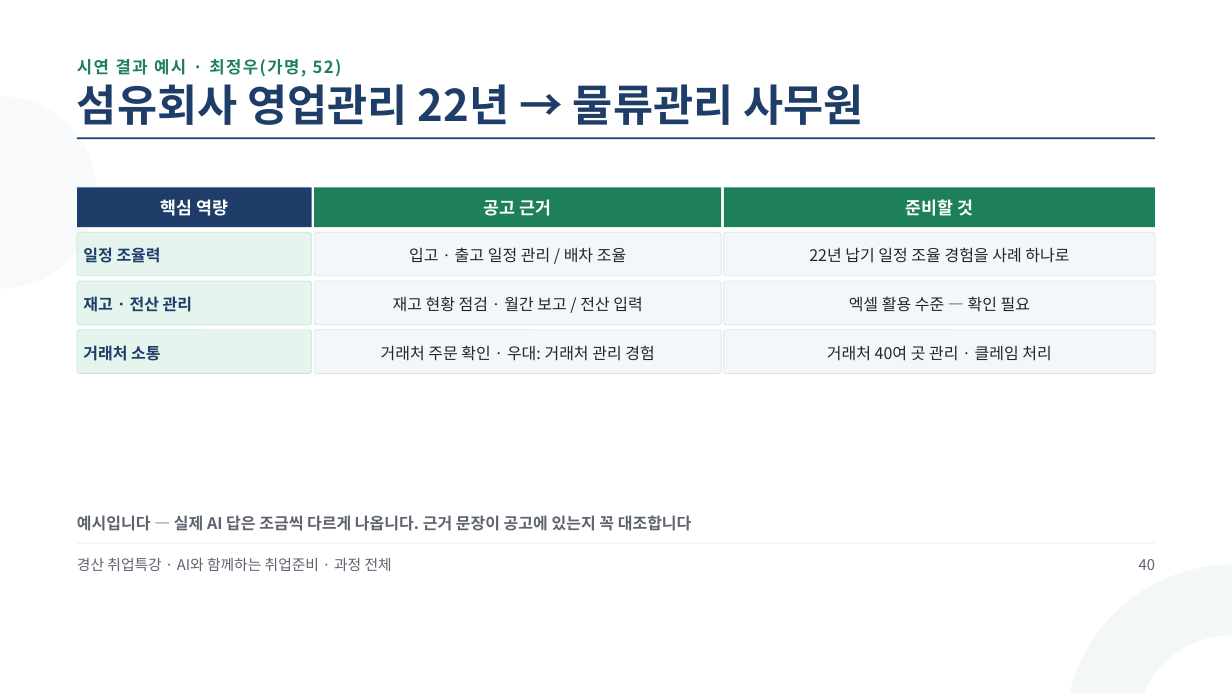
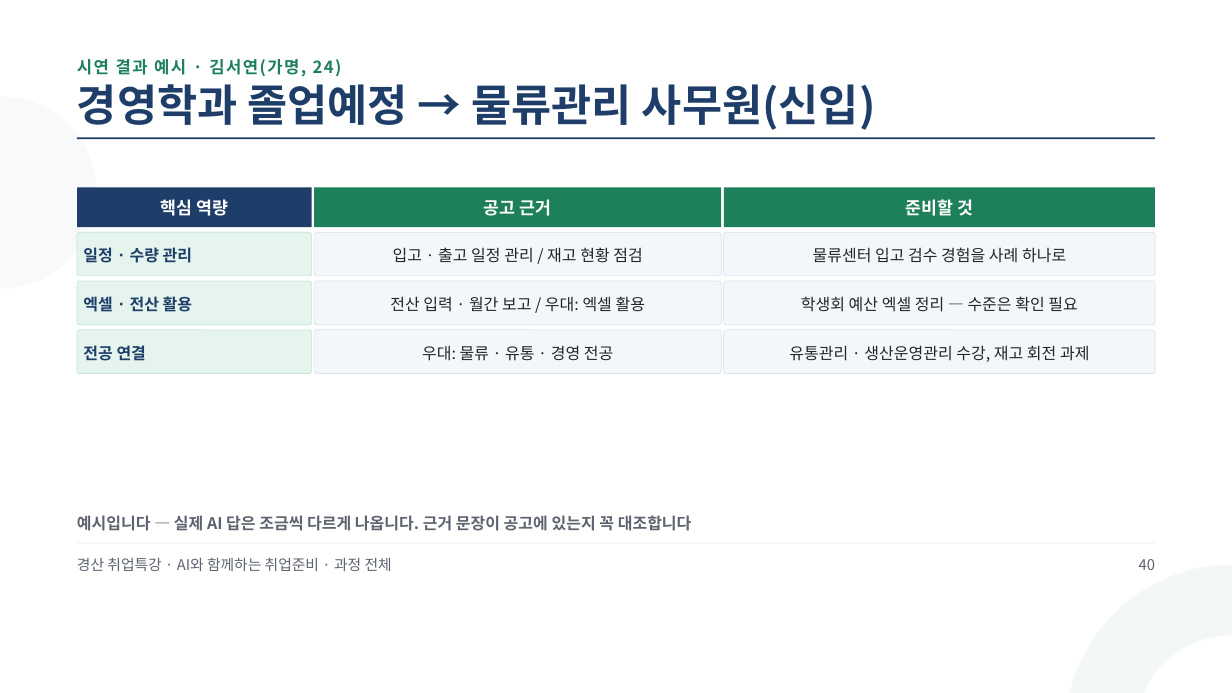
Before and after one commit to aebonlee/materials, a slide deck: slide 42 of gyeongsan/GSJOB2_경산취업특강_과정전체.pptx. Drawn at 1232x693 pixels with LibreOffice and Linux fonts; fonts in the diff are those of the drawing. Boxes give left, top, right and bottom in pixels: in the first picture for what was removed or moved away, otherwise in the second. Text is boxed around its words. In the diff, an @@ line names an element or a change of style, - is before the commit and + after.

```diff
--- a/gyeongsan/GSJOB2_경산취업특강_과정전체.pptx
+++ b/gyeongsan/GSJOB2_경산취업특강_과정전체.pptx
@@ text at [77,59,342,77]: text changed @@
-시연 결과 예시 · 최정우(가명, 52)
+시연 결과 예시 · 김서연(가명, 24)
@@ text at [77,84,876,130]: text changed @@
-섬유회사 영업관리 22년 → 물류관리 사무원
+경영학과 졸업예정 → 물류관리 사무원(신입)
@@ text at [83,247,192,263]: text changed @@
-일정 조율력
+일정 · 수량 관리
@@ text at [393,247,642,263]: text changed @@
-입고 · 출고 일정 관리 / 배차 조율
+입고 · 출고 일정 관리 / 재고 현황 점검
@@ text at [813,247,1066,263]: text changed @@
-22년 납기 일정 조율 경험을 사례 하나로
+물류센터 입고 검수 경험을 사례 하나로
@@ text at [83,296,192,312]: text changed @@
-재고 · 전산 관리
+엑셀 · 전산 활용
@@ text at [390,296,645,312]: text changed @@
-재고 현황 점검 · 월간 보고 / 전산 입력
+전산 입력 · 월간 보고 / 우대: 엑셀 활용
@@ text at [801,296,1077,312]: text changed @@
-엑셀 활용 수준 — 확인 필요
+학생회 예산 엑셀 정리 — 수준은 확인 필요
@@ text at [83,345,146,361]: text changed @@
-거래처 소통
+전공 연결
@@ text at [422,345,613,361]: text changed @@
-거래처 주문 확인 · 우대: 거래처 관리 경험
+우대: 물류 · 유통 · 경영 전공
@@ text at [789,345,1089,362]: text changed @@
-거래처 40여 곳 관리 · 클레임 처리
+유통관리 · 생산운영관리 수강, 재고 회전 과제
```
Also in this commit, not shown: 4 other slides changed, 5 other files.
